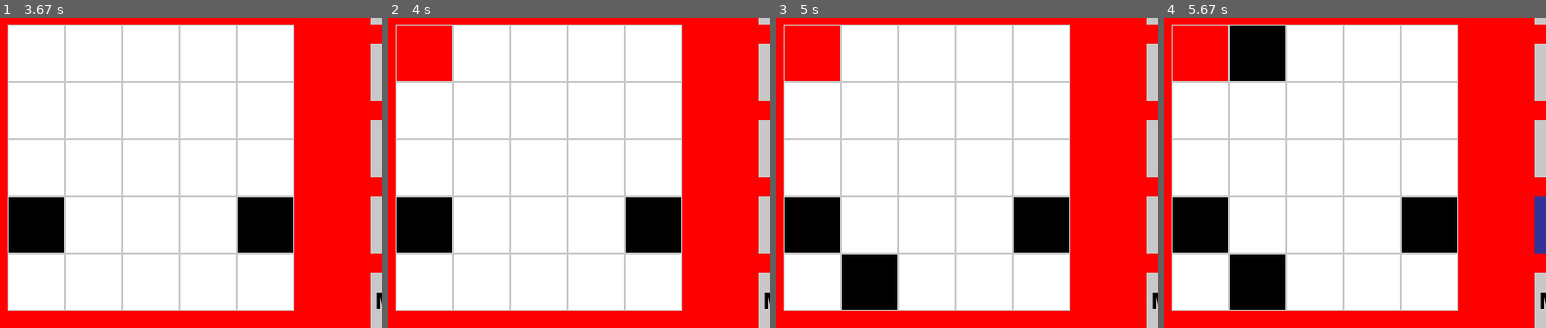
Above: before the commit, frames 1-4 (left to right).
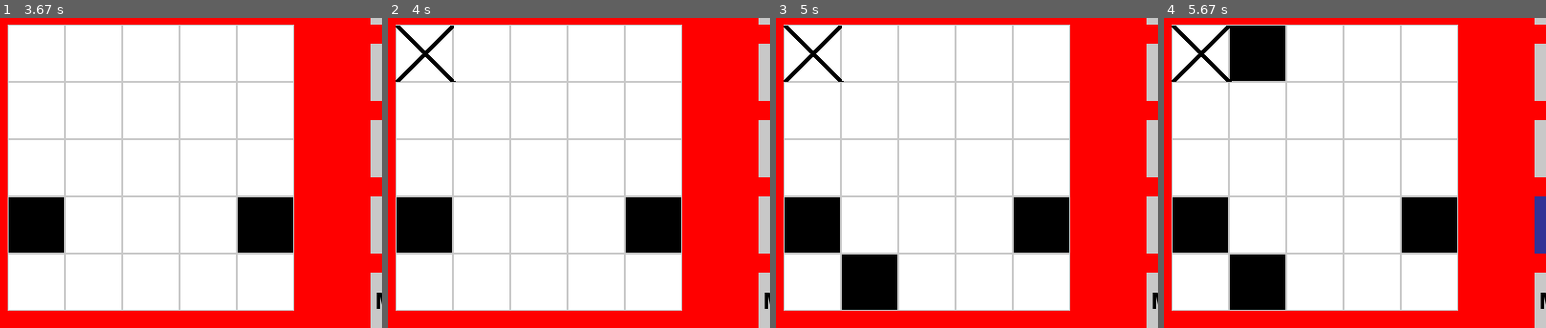
Above: after the commit, the same moments.

Repository: Diego-ipt/Pygame_nonograma
Game: pygame game, started from inicio.py
Same seed, same stepped clock (60 frames per second), same inputs: the game is played once before the commit and once after it.
Inputs (mouse positions are % of the whole screen's width and height, from its top left):
- Up to frame 1 (3.67 s): click (46, 54) at 0.43 s; click (26, 51) at 0.72 s; click "Mostrar solución" at 1.08 s; click (62, 59) at 1.45 s; click (51, 61) at 1.83 s; click "Deshacer" at 2.23 s; click (76, 66) at 2.63 s; move the mouse to (76, 41) at 2.9 s; click (76, 41) at 3.03 s; move the mouse to (18, 60) at 3.3 s; click (18, 60) at 3.43 s
- Up to frame 2 (4 s): right-click (21, 31) at 3.83 s
- Up to frame 3 (5 s): move the mouse to (26, 68) at 4.6 s; click (26, 68) at 4.73 s
- Up to frame 4 (5.67 s): click (28, 32) at 5.13 s; click (77, 61) at 5.53 s
The pictures show only the part of the screen within x 14-64%, y 24-74%; the shares and areas given below are measured in that part.

Frame 1 is identical in both runs. In frame 2, 2.6% of the frame differs, in the area x 2-18%, y 2-21%; in frame 3, 2.6%; in frame 4, 2.6%.

Commit message:
Fix: la casilla de bandera ahora es una X y no color rojo

Diff:
--- a/nonograma_core/Logica/tablero_nonograma.py
+++ b/nonograma_core/Logica/tablero_nonograma.py
@@ -34,8 +34,8 @@
             self.state = 2 if self.state == 0 else 0
 
     def get_color(self):
-        if self.state == 2:  # Bandera
-            return ROJO
+        if self.state == 2: # Bandera
+            return BLANCO # Volver al color blanco para que la X sea visible
         return NEGRO if self.state == 1 else BLANCO
 
 class Board:
@@ -51,11 +51,15 @@
                 if mostrar_solucion:
                     # Dibuja usando la matriz solución
                     color = NEGRO if self.matriz_solucion[row][col] == 1 else BLANCO
+                    pygame.draw.rect(surface, color, (col * self.cell_size + 1, row * self.cell_size + 1, self.cell_size - 2, self.cell_size - 2))
                 else:
                     # Dibuja usando el estado actual del tablero
                     color = cell.get_color()
-                pygame.draw.rect(surface, color, (col * self.cell_size + 1, row * self.cell_size + 1, self.cell_size - 2, self.cell_size - 2))
-
+                    pygame.draw.rect(surface, color, (col * self.cell_size + 1, row * self.cell_size + 1, self.cell_size - 2, self.cell_size - 2))
+                    if cell.state == 2: # Dibuja una X para las celdas marcadas con bandera
+                        thickness = 6 # Ajusta el grosor de las líneas diagonales
+                        pygame.draw.line(surface, NEGRO, (col * self.cell_size + 1, row * self.cell_size + 1), (col * self.cell_size + self.cell_size - 1, row * self.cell_size + self.cell_size - 1), thickness)
+                        pygame.draw.line(surface, NEGRO, (col * self.cell_size + self.cell_size - 1, row * self.cell_size + 1), (col * self.cell_size + 1, row * self.cell_size + self.cell_size - 1), thickness)
 
     # Retorna una matriz que refleja el estado actual de las celdas:
     # 0: Desmarcada
